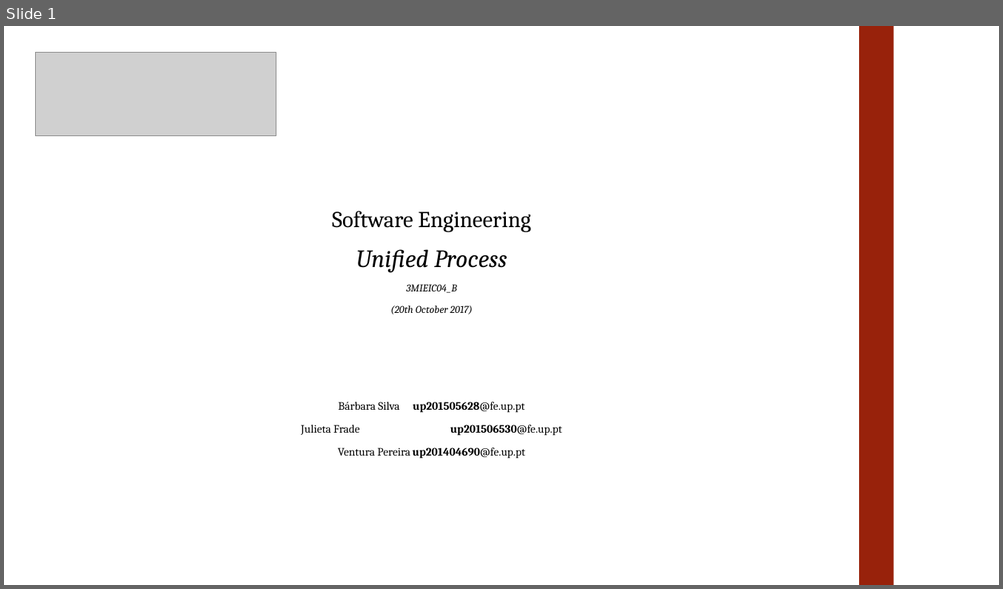
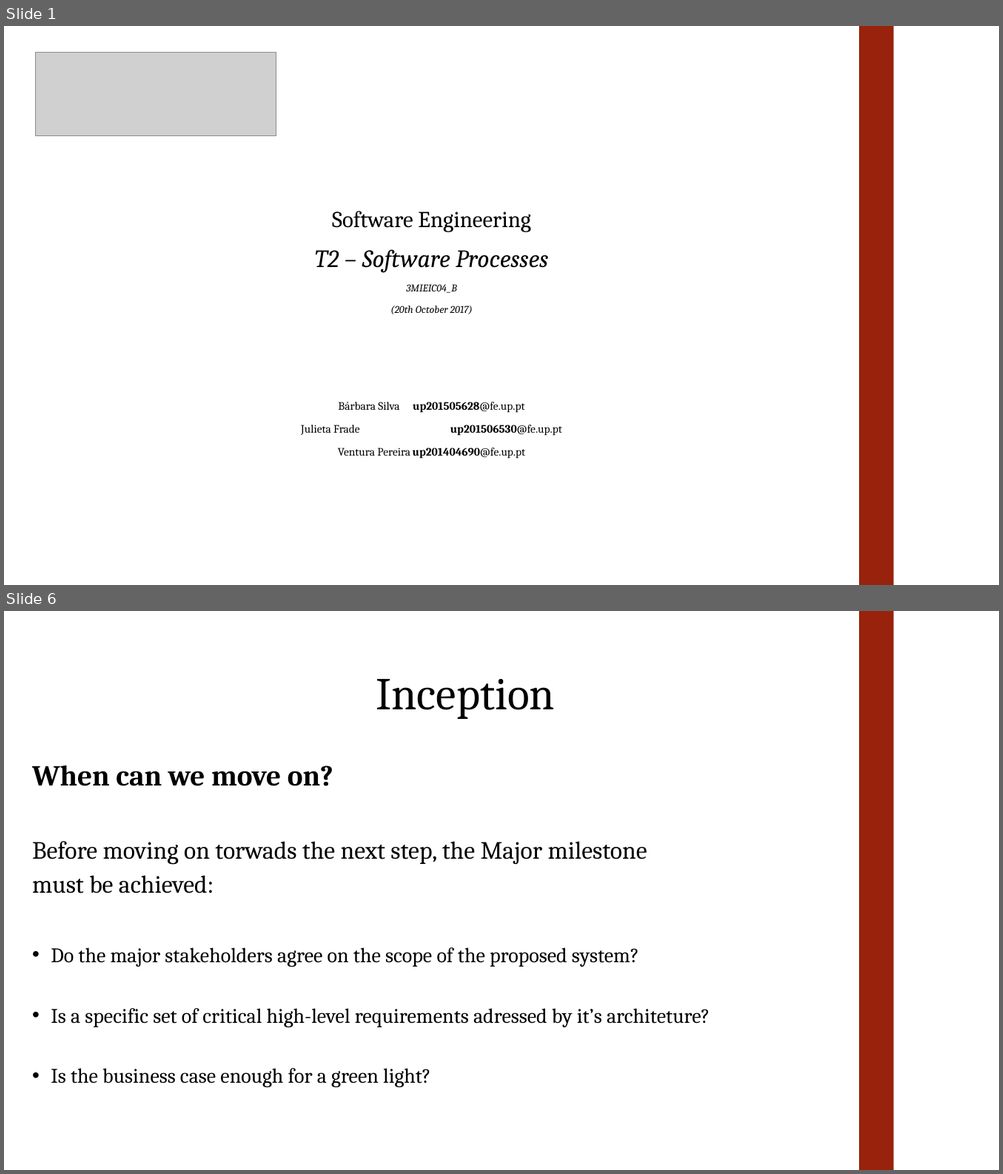
Before and after one commit to julietafrade97/feup-esof, a slide deck: T2/Presentation.pptx. Shown one above the other, each under a label of ours: slide 1 before the commit, slides 1 and 6 after it; the slides between them are not shown. The pictures are 1003x589 and 1003x1174 pixels, drawn with LibreOffice and Linux fonts; fonts in the diff are those of the drawing; grey boxes stand for pictures. Boxes give left, top, right and bottom in pixels: in the first picture for what was removed or moved away, otherwise in the second. Text is boxed around its words. In the diff, an @@ line names an element or a change of style, - is before the commit and + after.

```diff
--- a/T2/Presentation.pptx
+++ b/T2/Presentation.pptx
@@ slide 6 added at (4,611,999,1170), background #FFFFFF @@
@@ rectangle added at (859,611,893,1170), fill #98220B @@
@@ title added at (375,679,555,719), 44 pt, text #000000 @@
+Inception
@@ text added at (32,765,710,1088), 20 pt, text #000000 @@
+When can we move on?
+Before moving on torwads the next step, the Major milestone
+must be achieved:
+• Do the major stakeholders agree on the scope of the proposed system?
+• Is a specific set of critical high-level requirements adressed by it’s architeture?
+• Is the business case enough for a green light?
@@ slide 1 changed as well @@
@@ text at (315,249,548,273): text changed @@
-Unified Process
+T2 – Software Processes
```
Also in this commit, not shown: 23 other slides added, 1 slide removed.
